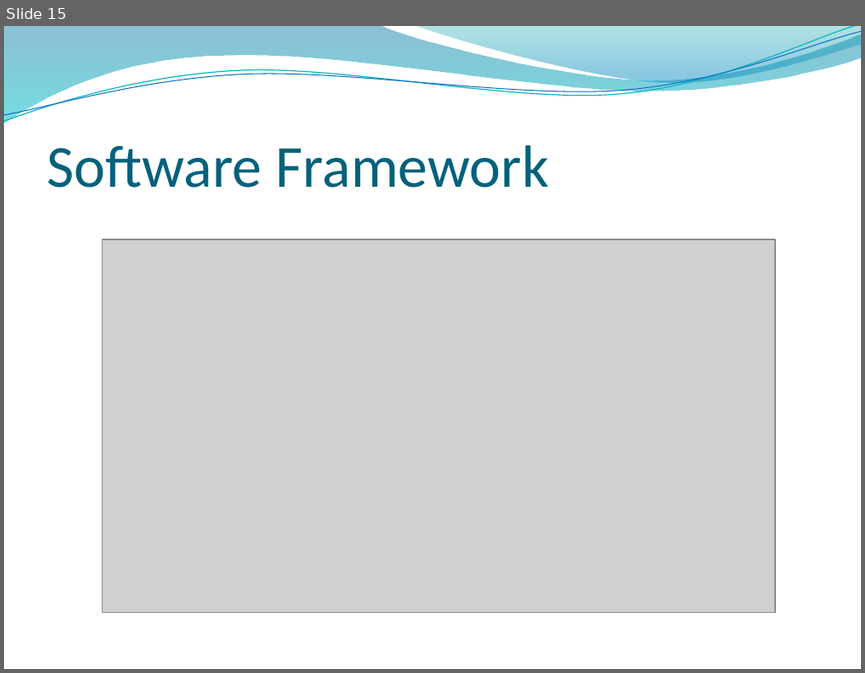
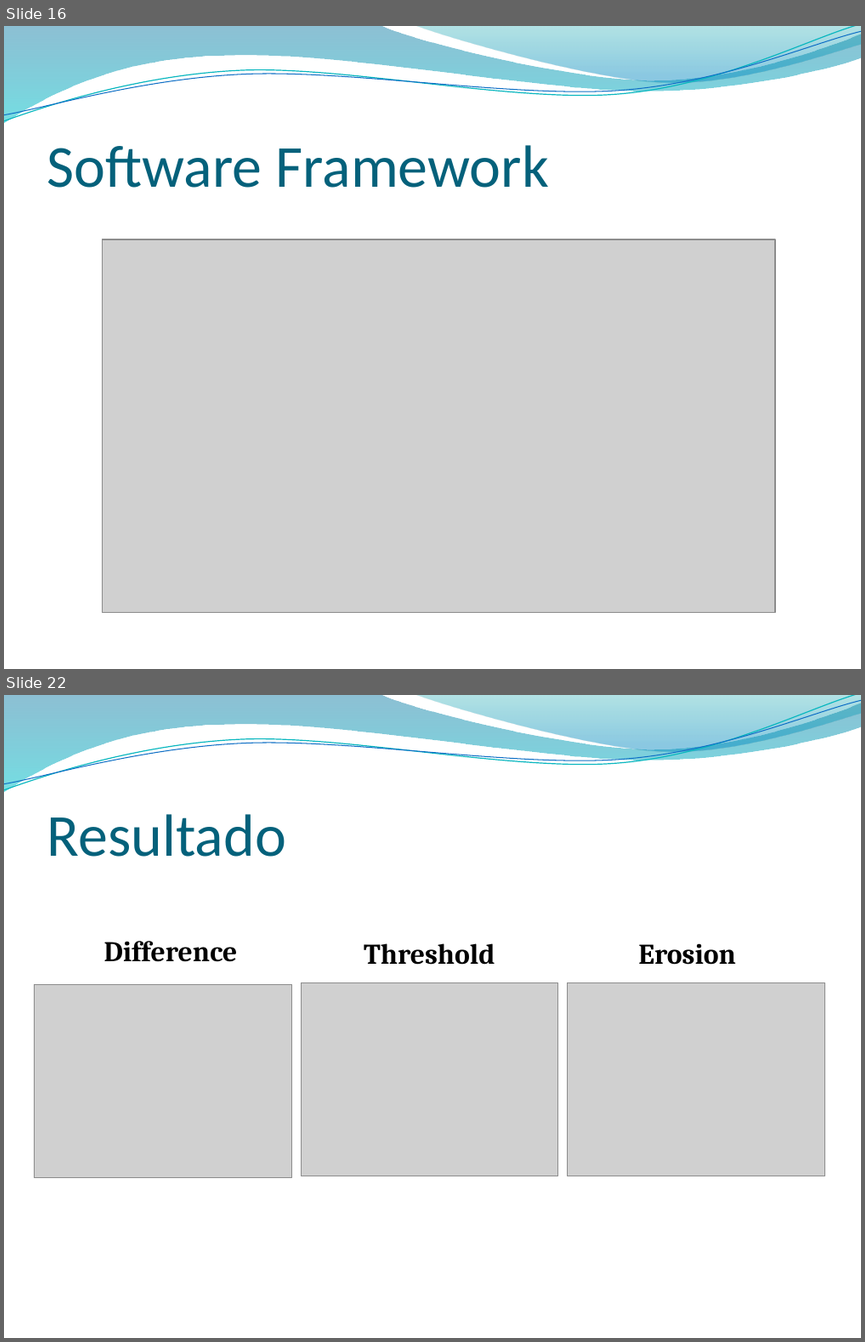
Before and after one commit to vinaygaba/pycuda-filters, a slide deck: out/presentacion/presentacionTAD.pptx. Shown one above the other, each under a label of ours: slide 15 before the commit, slides 16 and 22 after it; the slides between them are not shown. The pictures are 865x673 and 865x1342 pixels, drawn with LibreOffice and Linux fonts; fonts in the diff are those of the drawing; grey boxes stand for pictures; background and template pictures are left out. Boxes give left, top, right and bottom in pixels: in the first picture for what was removed or moved away, otherwise in the second. Text is boxed around its words. In the diff, an @@ line names an element or a change of style, - is before the commit and + after.

```diff
--- a/out/presentacion/presentacionTAD.pptx
+++ b/out/presentacion/presentacionTAD.pptx
@@ slide 22 added at box(4, 695, 861, 1338), background picture (left out); not listed: 4 template elements that a slide beside it also shows @@
@@ title added at box(46, 814, 286, 857), 50 pt, text #04617B @@
+Resultado
@@ text added at box(104, 941, 238, 962), 24 pt, text #000000, bold @@
+Difference
@@ text added at box(364, 943, 494, 964), 24 pt, text #000000, bold @@
+Threshold
@@ text added at box(638, 943, 736, 964), 24 pt, text #000000, bold @@
+Erosion
@@ picture added at box(34, 985, 291, 1178) @@
@@ picture added at box(302, 983, 558, 1175) @@
@@ picture added at box(567, 983, 824, 1175) @@
@@ what was slide 15 is now slide 16 @@
```
Also in this commit, not shown: 3 slides changed, 6 other slides added.
